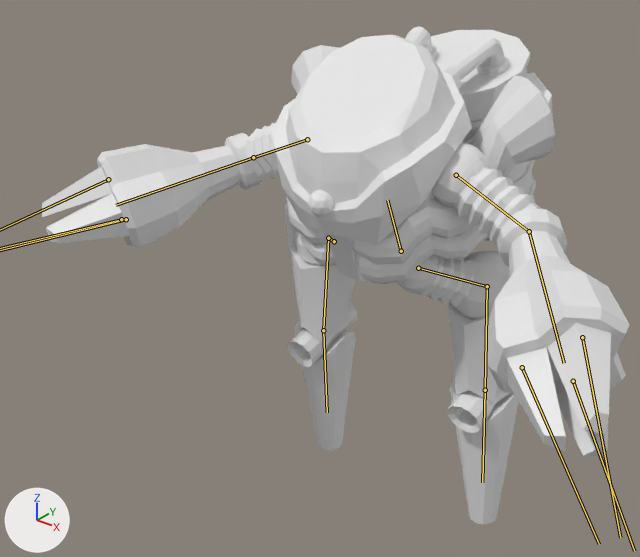
The glTF model Godot Branch/Assets/player_model.glb as it was, and as the next commit left it.
The view is the same before and after, from a 50 mm camera at (1.016, -1.567, 1.464) aimed at (-0.099, -0.174, 0.6). The axes (+X, +Y, +Z) are drawn at lower left. The lights are the same throughout. Both versions are drawn at frame 2 of the action 'StrafeRight'; the numbers are the values there. The bones that bend it are drawn over the model as lines.

The first picture shows 'player'.
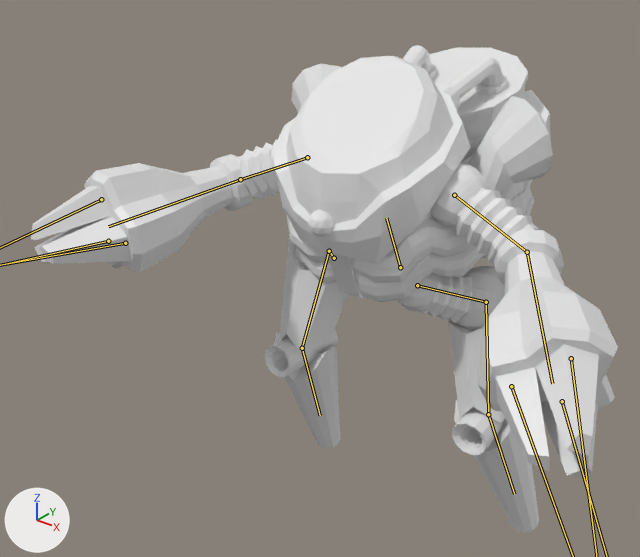
Boxes (x1, y1, x2, y2) around the edits, measured in the pictures (640 x 557 px):
'player', posed: before (42, 26, 630, 524); after (31, 45, 618, 533)
bone 'body', root to tip: before (401, 251) to (387, 200); after (400, 267) to (386, 218)
bone 'arm_l', root to tip: before (529, 231) to (564, 363); after (527, 252) to (552, 383)
bone 'hip_l', root to tip: before (418, 268) to (487, 286); after (417, 285) to (486, 302)
bone 'thigh_l', root to tip: before (487, 286) to (485, 390); after (486, 302) to (488, 414)
bone 'foot_l', root to tip: before (485, 390) to (482, 482); after (488, 414) to (514, 494)
bone 'shoulder_r', root to tip: before (307, 139) to (253, 157); after (307, 157) to (240, 179)
bone 'arm_r', root to tip: before (253, 157) to (116, 205); after (240, 179) to (108, 226)
bone 'hip_r', root to tip: before (334, 241) to (328, 238); after (334, 258) to (329, 251)
bone 'thigh_r', root to tip: before (328, 238) to (323, 330); after (329, 251) to (302, 348)
bone 'foot_r', root to tip: before (323, 330) to (327, 412); after (302, 348) to (320, 415)

The change in detail:
Bone 'body' (bone_body) moves from (0.0, 0.0, 0.0) to (0.0, -0.038, 0.017).
Bone 'arm_l' (bone_arm_l) turns from (0, 0, -49) to (0, 0, -51) degrees about its own x, y and z.
Bone 'hip_l' (bone_hip_l) turns from (-1, 0, 0) to (0, 0, 0) degrees about its own x, y and z.
Bone 'thigh_l' (bone_thigh_l) turns from (-1, 0, -5) to (-13, -3, -13) degrees about its own x, y and z.
Bone 'foot_l' (bone_foot_l) turns from (2, 0, 0) to (29, 6, 2) degrees about its own x, y and z.
Bone 'shoulder_r' (bone_shoulder_r) turns from (-24, 0, 0) to (-23, 7, 16) degrees about its own x, y and z.
Bone 'arm_r' (bone_arm_r) turns from (0, 0, 61) to (0, -7, 58) degrees about its own x, y and z.
Bone 'finger2_r' (bone_finger2_r) turns from (0, 0, 0) to (-6, 0, 0) degrees about its own x, y and z.
Bone 'finger3_r' (bone_finger3_r) turns from (0, 0, 0) to (-4, 0, 0) degrees about its own x, y and z.
Bone 'hip_r' (bone_hip_r) turns from (-2, 0, 0) to (0, 0, 0) degrees about its own x, y and z.
Bone 'thigh_r' (bone_thigh_r) turns from (-3, 2, 0) to (-24, 0, 0) degrees about its own x, y and z.
Bone 'foot_r' (bone_foot_r) turns from (6, 0, 0) to (40, 0, 0) degrees about its own x, y and z.
